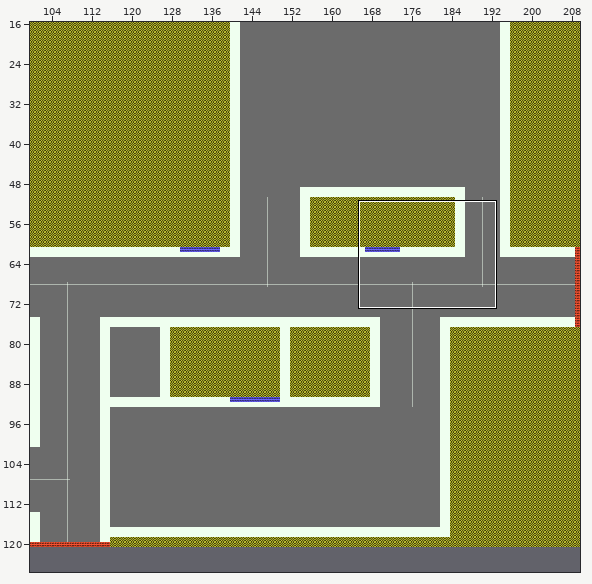
Two versions of a level (Tiled map, Assets/Graphics/Maps/Gray Box/RetailGraybox.tmx). The first picture is a wide view before the edit; the outline marks the close-up.
Close-up. Earlier state:
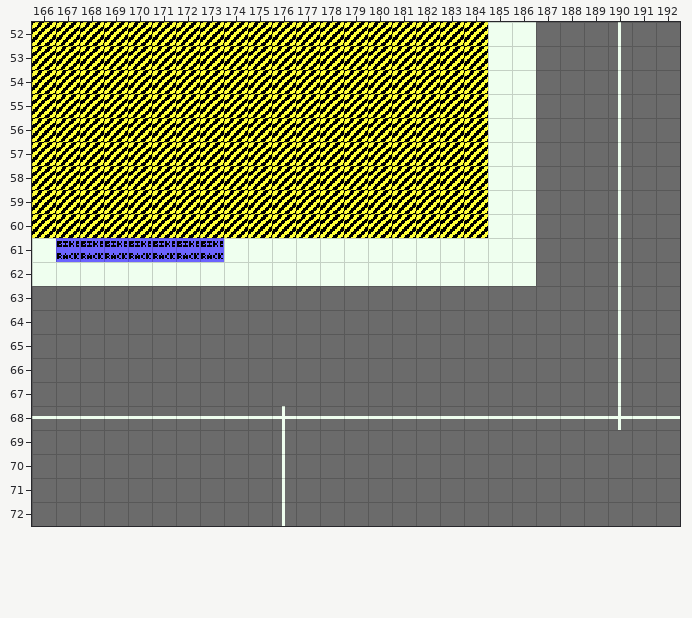
Cells are 16x16 px. Shown: x 166..192, y 52..72. The commit also changed other parts of the map, which this record leaves out. The old version is drawn lined up with the new one.
After the commit:
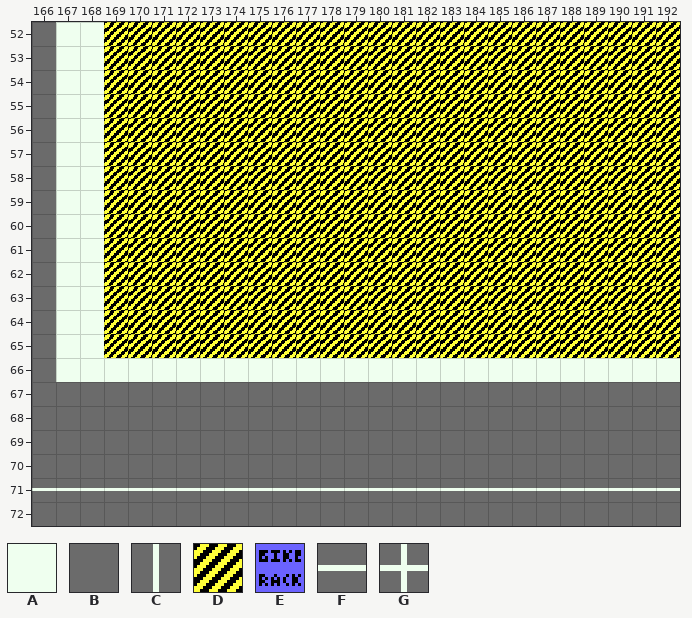
Key: from "Debug": A 0, B 2, C 3, D 4, E 6, F 7, G 8.
_ is an empty cell, # one hidden under a higher layer, . an unchanged one.
Log entry: Implemented Bike animations and rescaled map
Difference:
map size 210x140 -> 196x126 cells (old content now starts at 0,-19; both pictures use the new coordinates)
--- layer "Graybox/GrayBox"
@@ x 166..192 @@
-52 DDD................AABBBCBB
-53 DDD................AABBBCBB
-54 DDD................AABBBCBB
-55 DDD................AABBBCBB
-56 DDD................AABBBCBB
-57 DDD................AABBBCBB
-58 DDD................AABBBCBB
-59 DDD................AABBBCBB
-60 DDD................AABBBCBB
-61 A..#####AAAAAAAAAAAAABBBCBB
-62 A..AAAAAAAAAAAAAAAAAABBBCBB
-63 .BBBBBBBBBBBBBBBBBBBBBBBCBB
-64 .BBBBBBBBBBBBBBBBBBBBBBBCBB
-65 .BBBBBBBBBBBBBBBBBBBBBBBCBB
-66 .BBBBBBBBBBBBBBBBBBBBBBBCBB
-67 ........................C..
-68 FFFFFFFFFFGFFFFFFFFFFFFFGFF
-69 ..........C................
-70 ..........C................
-71 BBBBBBBBBBCBBBBBBBBBBBBBBBB
-72 ..........C................
+52 BAA................DDDDDDDD
+53 BAA................DDDDDDDD
+54 BAA................DDDDDDDD
+55 BAA................DDDDDDDD
+56 BAA................DDDDDDDD
+57 BAA................DDDDDDDD
+58 BAA................DDDDDDDD
+59 BAA................DDDDDDDD
+60 BAA................DDDDDDDD
+61 B..DDDDDDDDDDDDDDDDDDDDDDDD
+62 B..DDDDDDDDDDDDDDDDDDDDDDDD
+63 .AADDDDDDDDDDDDDDDDDDDDDDDD
+64 .AADDDDDDDDDDDDDDDDDDDDDDDD
+65 .AADDDDDDDDDDDDDDDDDDDDDDDD
+66 .AAAAAAAAAAAAAAAAAAAAAAAAAA
+67 ........................B..
+68 BBBBBBBBBBBBBBBBBBBBBBBBBBB
+69 ..........B................
+70 ..........B................
+71 FFFFFFFFFFFFFFFFFFFFFFFFFFF
+72 ..........B................
--- layer "Graybox/Bike Racks"
@@ x 167..173 @@
-61 EEEEEEE
+61 _______
Boxes around the changes in both close-ups, in picture pixels (x1, y1, x2, y2):
changed: (32, 22, 680, 526)
